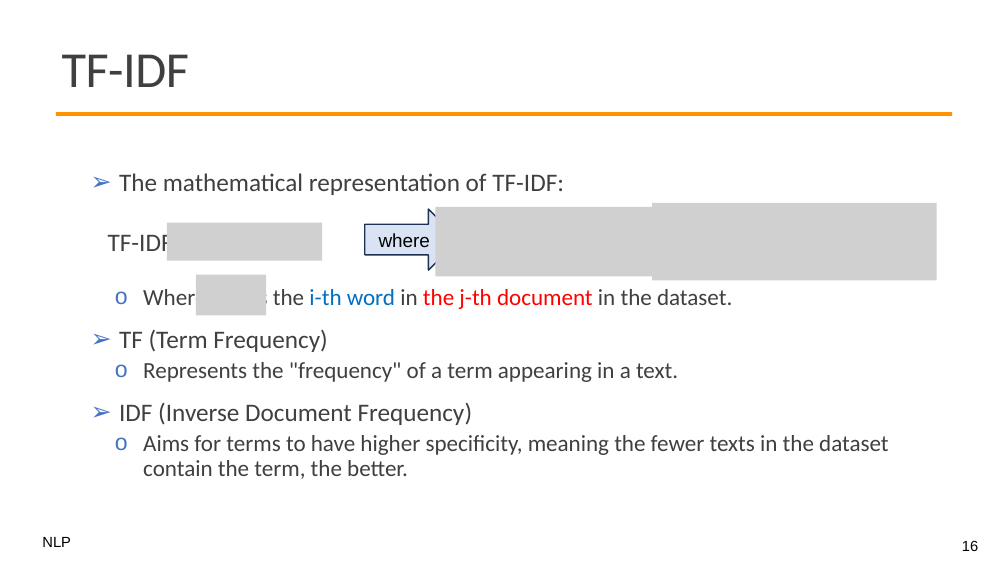
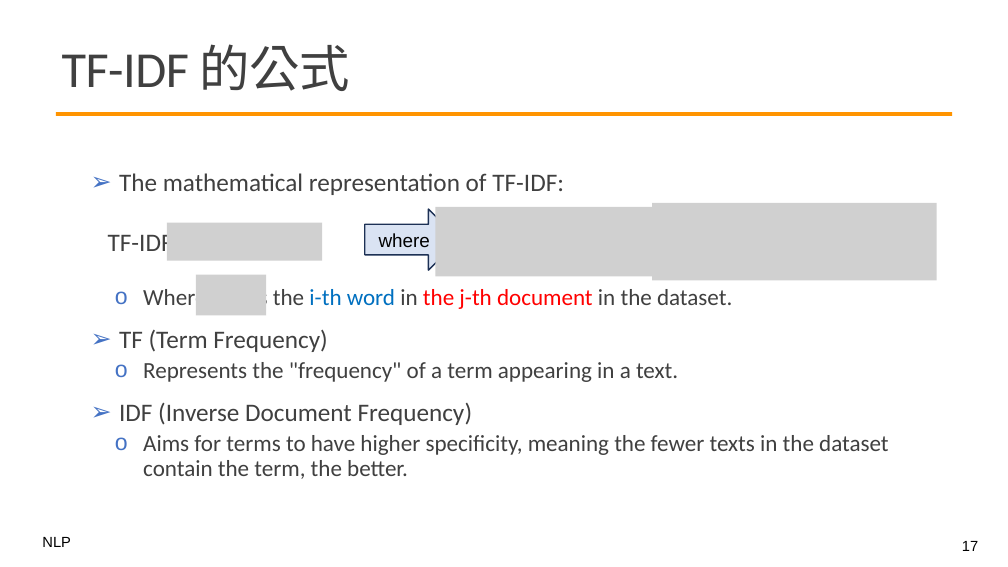
Before and after one commit to mcps5601/CGUNLP_2026_Spring, a slide deck: slide 17 of slides/w2_vectors_0302.pptx (slide 16 before the commit). Drawn at 1008x567 pixels with LibreOffice and Linux fonts; fonts in the diff are those of the drawing; grey boxes stand for pictures; background and template pictures are left out. Boxes give left, top, right and bottom in pixels: in the first picture for what was removed or moved away, otherwise in the second. Text is boxed around its words. In the diff, an @@ line names an element or a change of style, - is before the commit and + after.

```diff
--- a/slides/w2_vectors_0302.pptx
+++ b/slides/w2_vectors_0302.pptx
@@ title at (x1=62, y1=44, x2=350, y2=91): text changed @@
-TF-IDF
+TF-IDF 的公式
@@ page number at (x1=962, y1=541, x2=978, y2=551): text changed @@
-16
+17
```
Also in this commit, not shown: 7 other slides changed, 2 slides added, 3 slides removed, 1 other file.
